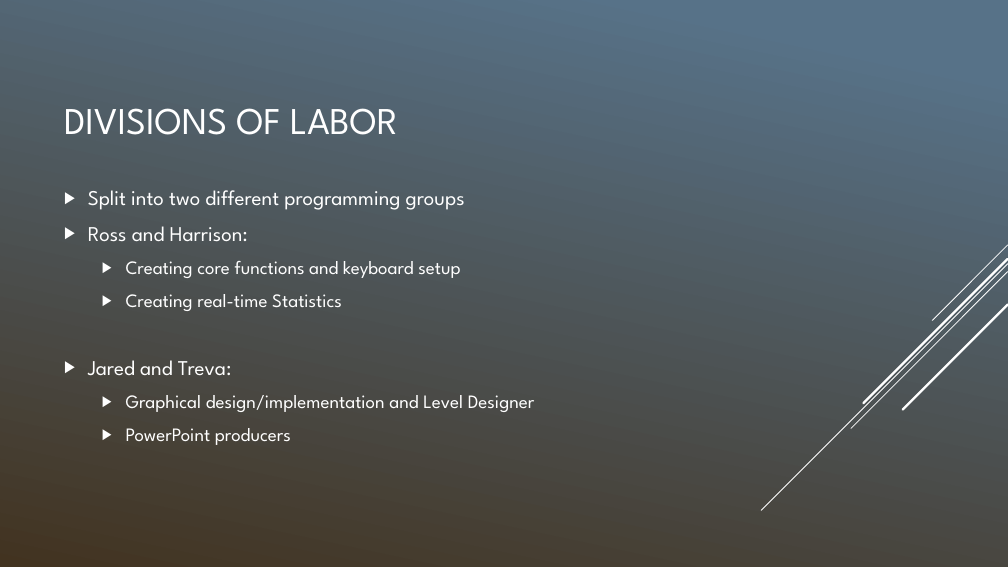
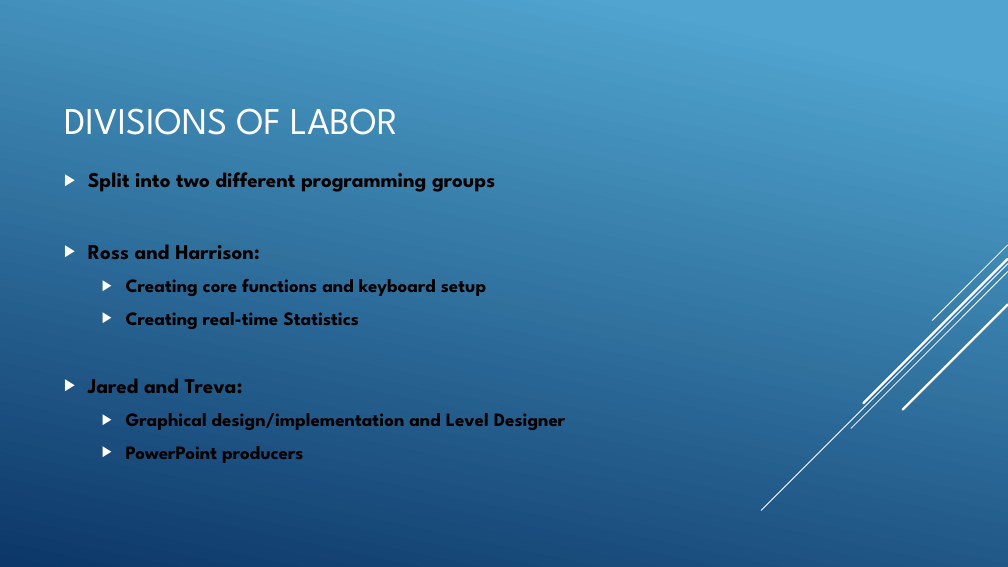
Before and after one commit to Harrison-Palmer/Typing-Tutor, a slide deck: slide 4 of TypingTutorFinal.pptx. Drawn at 1008x567 pixels with LibreOffice and Linux fonts; fonts in the diff are those of the drawing. Boxes give left, top, right and bottom in pixels: in the first picture for what was removed or moved away, otherwise in the second. Text is boxed around its words. In the diff, an @@ line names an element or a change of style, - is before the commit and + after.

```diff
--- a/TypingTutorFinal.pptx
+++ b/TypingTutorFinal.pptx
@@ background gradient #577188 to #433320 to gradient #51A5CF to #0D3868 @@
@@ text "Split into two different programming ..." at box(88, 172, 566, 463): text colour #FFFFFF to #000000, bold on @@
```
Also in this commit, not shown: 4 other slides changed, 2 slides added, 2 slides removed.
